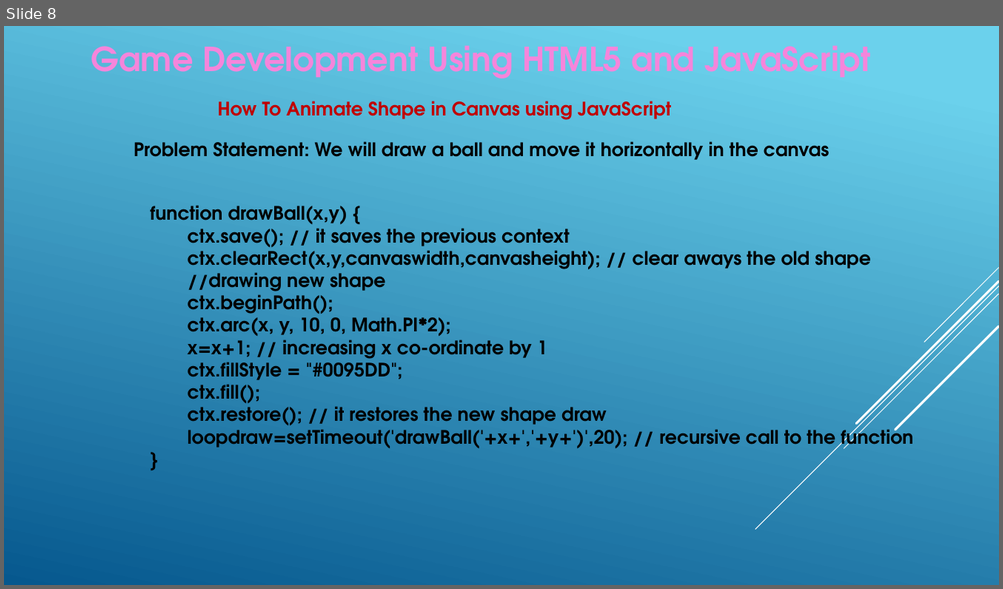
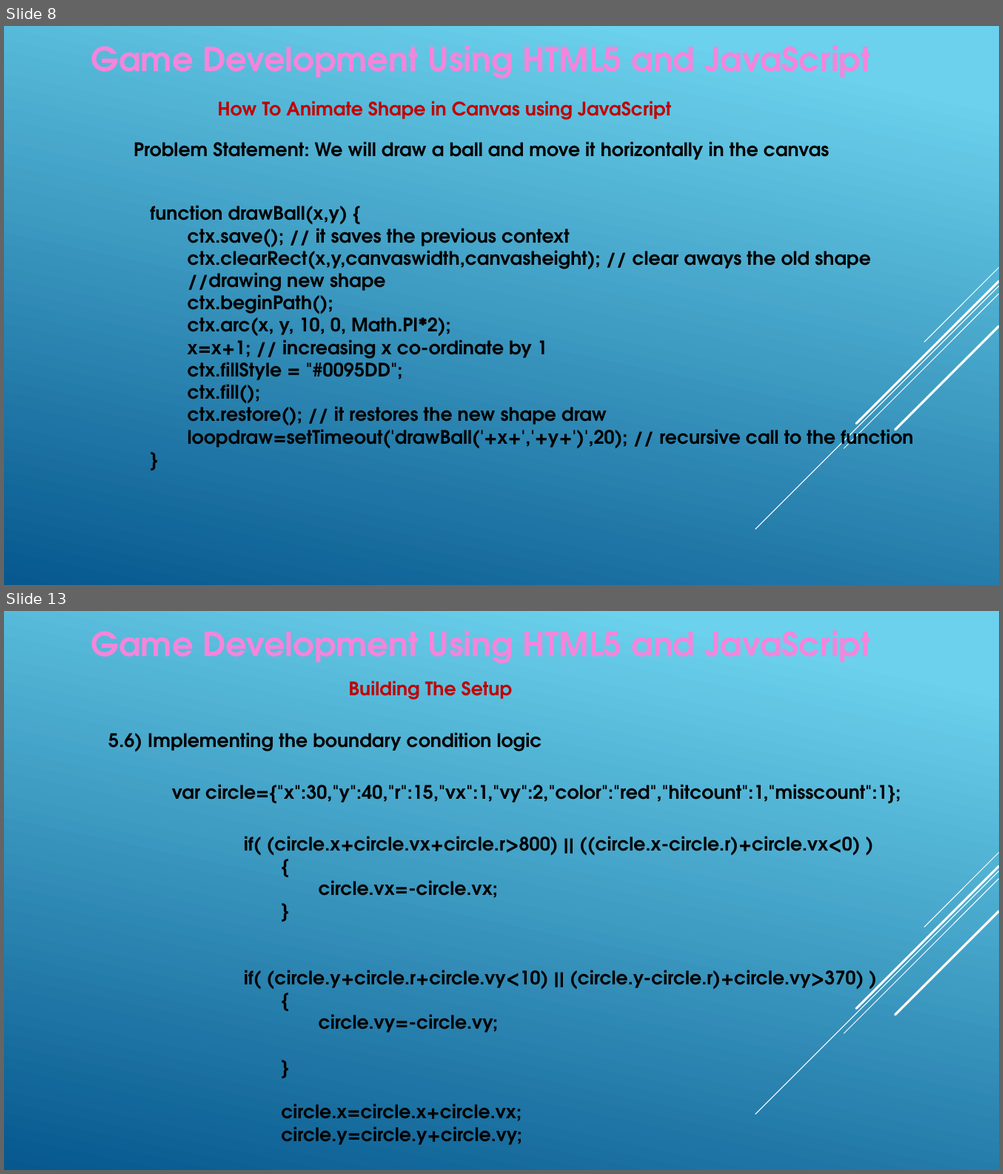
Before and after one commit to alok001/GameDevelopmentJS, a slide deck: GameDevelopment_Session.pptx. Shown one above the other, each under a label of ours: slide 8 before the commit, slides 8 and 13 after it; the slides between them are not shown. The pictures are 1003x589 and 1003x1174 pixels, drawn with LibreOffice and Linux fonts; fonts in the diff are those of the drawing. Boxes give left, top, right and bottom in pixels: in the first picture for what was removed or moved away, otherwise in the second. Text is boxed around its words. In the diff, an @@ line names an element or a change of style, - is before the commit and + after.

Commit message:
latest game is here

```diff
--- a/GameDevelopment_Session.pptx
+++ b/GameDevelopment_Session.pptx
@@ slide 13 added at bbox=[4, 611, 999, 1170], background gradient #6ED2EB to #06588E; not listed: 5 template elements that a slide beside it also shows @@
@@ text added at bbox=[91, 630, 871, 664], 32 pt, text #F585DB, bold @@
+Game Development Using HTML5 and JavaScript
@@ text added at bbox=[349, 681, 512, 700], 18 pt, text #C00000, bold @@
+Building The Setup
@@ text added at bbox=[108, 732, 542, 752], 18 pt, text #000000, bold @@
+5.6) Implementing the boundary condition logic
@@ text added at bbox=[172, 784, 900, 803], 18 pt, text #000000, bold @@
+var circle={"x":30,"y":40,"r":15,"vx":1,"vy":2,"color":"red","hitcount":1,"misscount":1};
@@ text added at bbox=[244, 836, 863, 1145], 18 pt, text #000000, bold @@
+if( (circle.x+circle.vx+circle.r>800) || ((circle.x-circle.r)+circle.vx<0) )
+{
+circle.vx=-circle.vx;
+}
+if( (circle.y+circle.r+circle.vy<10) || (circle.y-circle.r)+circle.vy>370) )
+{
+circle.vy=-circle.vy;
+}
+circle.x=circle.x+circle.vx;
+circle.y=circle.y+circle.vy;
```
Also in this commit, not shown: 1 slide changed, 11 other slides added.
